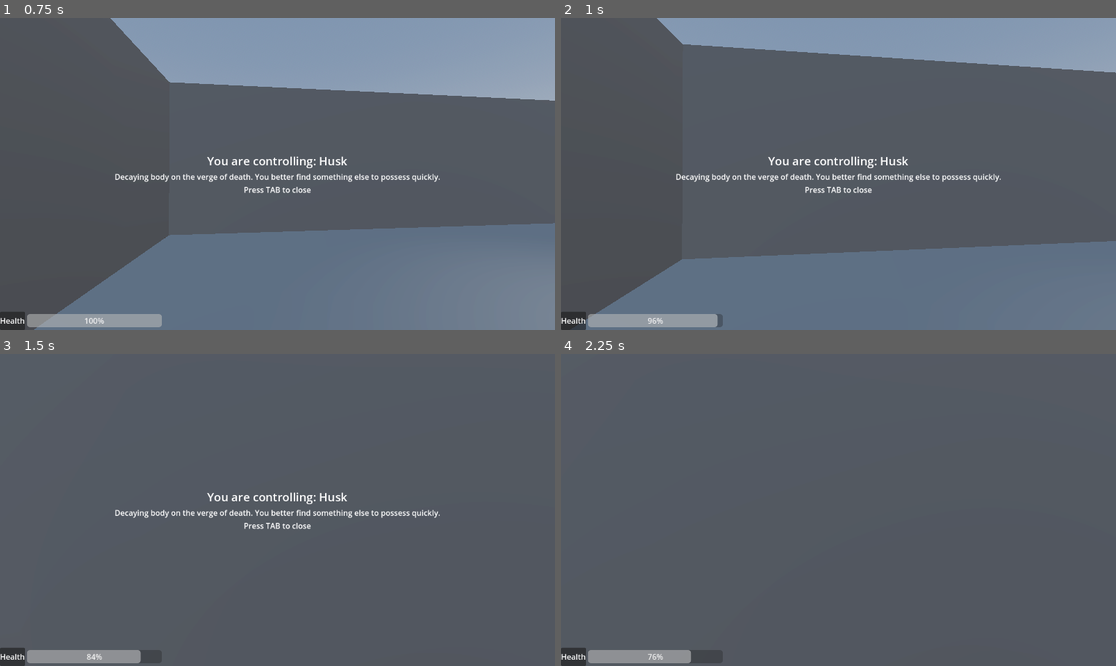
Above: before the commit, frames 1-4 (two rows, left to right).
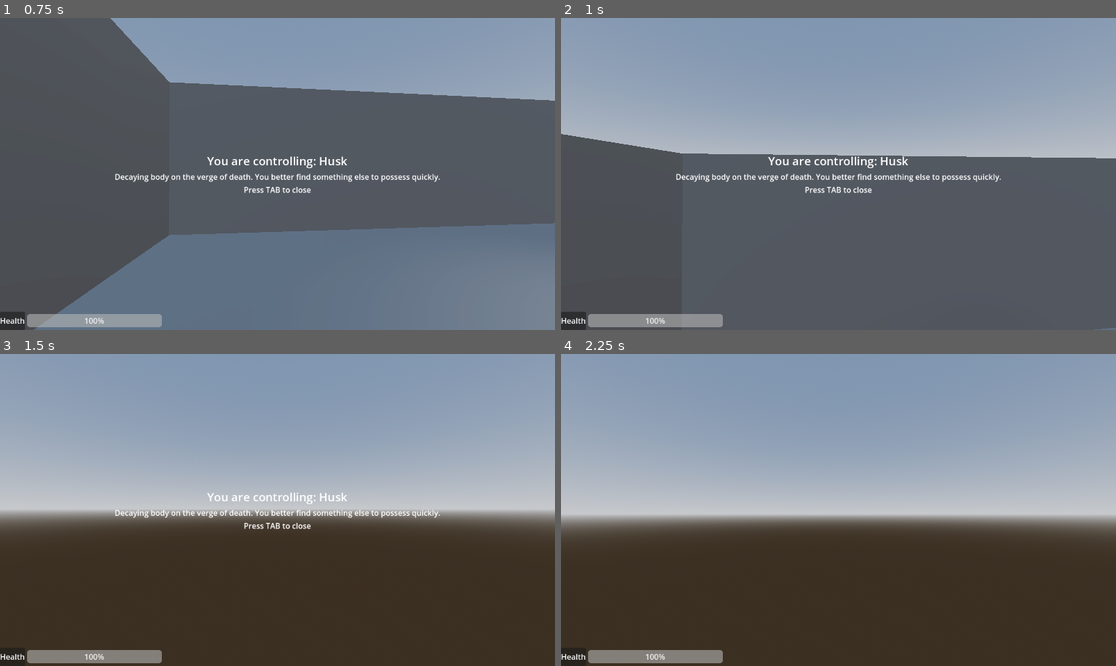
Above: after the commit, the same moments.

Repository: city-high-rider/soulswap
Game: Godot game, scene res://test_level.tscn
Two runs of this game, one before a commit and one after it. Both use one fixed random seed, a clock stepped at 60 frames per second and the inputs below.
Inputs (mouse positions are in pixels of both pictures, inside the frame that each line leads up to):
- Up to frame 1 (0.75 s): move the mouse to (305, 174) at 0.52 s; hold W (forward) from 0.53 s (still down); tap F (possess) at 0.6 s
- Up to frame 2 (1 s): keep holding W (forward); tap Space (jump) at 0.77 s
- Up to frame 3 (1.5 s): keep holding W (forward); move the mouse to (249, 510) at 1.27 s; tap F (possess) at 1.35 s
- Up to frame 4 (2.25 s): keep holding W (forward); tap Space (jump) at 1.52 s; tap Enter at 2 s; move the mouse to (849, 503) at 2.02 s; press the mouse at (849, 503) at 2.03 s

Frame 1 is identical in both runs. In frame 2, 54% of the frame differs, in the area x 0-100%, y 0-100%; in frame 3, 98%; in frame 4, 99%.

Commit message:
make ghost mount relay ghost input

Diff:
--- a/components/GhostMount.gd
+++ b/components/GhostMount.gd
@@ -14,6 +14,9 @@
 # Emit this signal when the ghost changes, so that we can re-initialise state machines, etc.
 signal ghost_changed(new_ghost: Ghost, is_player: bool)
 
+# Emit this signal when the ghost outputs anything
+signal ghost_emitted_output(action: String, payload)
+
 func _ready() -> void:
 	change_ghost(ghost)
 
@@ -23,9 +26,16 @@
 		remove_child(ghost)
 		ghost.queue_free()
 
+	# Deal with signals.
+	if ghost.emitted_output.is_connected(_on_ghost_emitted_output):
+		ghost.emitted_output.disconnect(_on_ghost_emitted_output)
+	if !new_ghost.emitted_output.is_connected(_on_ghost_emitted_output):
+		new_ghost.emitted_output.connect(_on_ghost_emitted_output)
+
 	# then, attach the new one.
 	new_ghost.reparent(self, false)
 	ghost = new_ghost
+
 
 	# Check if it is a player ghost
 	if ghost is PlayerGhost:
@@ -33,3 +43,6 @@
 		emit_signal("ghost_changed", ghost, true)
 	else:
 		emit_signal("ghost_changed", ghost, false)
+
+func _on_ghost_emitted_output(action: String, payload) -> void:
+	emit_signal("ghost_emitted_output", action, payload)
--- a/components/states/body_state_machine.gd
+++ b/components/states/body_state_machine.gd
@@ -9,6 +9,7 @@
 # What is our current ghost?
 func _ready() -> void:
 	ghost_mount.ghost_changed.connect(_on_ghost_changed)
+	ghost_mount.ghost_emitted_output.connect(handle_ghost_input)
 	init(ghost_mount.shell)
 
 	for state in get_children().filter(func(c): return c is ShellState):
@@ -20,3 +21,6 @@
 
 func _physics_process(delta: float) -> void:
 	handle_physics(delta)
+
+func handle_ghost_input(action: String, payload) -> void:
+	current_state.handle_ghost_output(action, payload)
